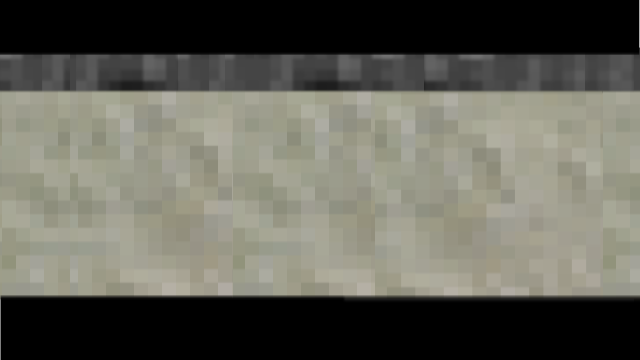
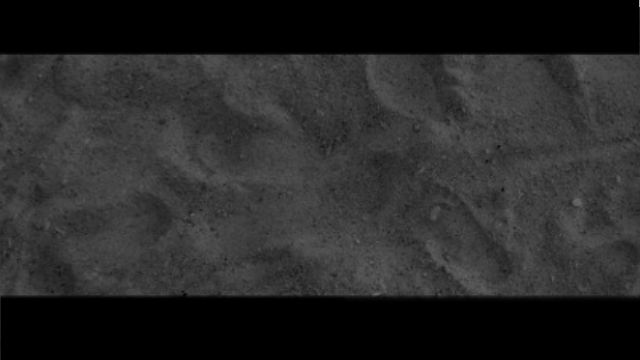
Layered file, before and after one edit (640px x 360px). Changes by layer:
added layer "Pasted Layer #6" above "Pasted Layer #5" over [0, 7, 640, 360]
